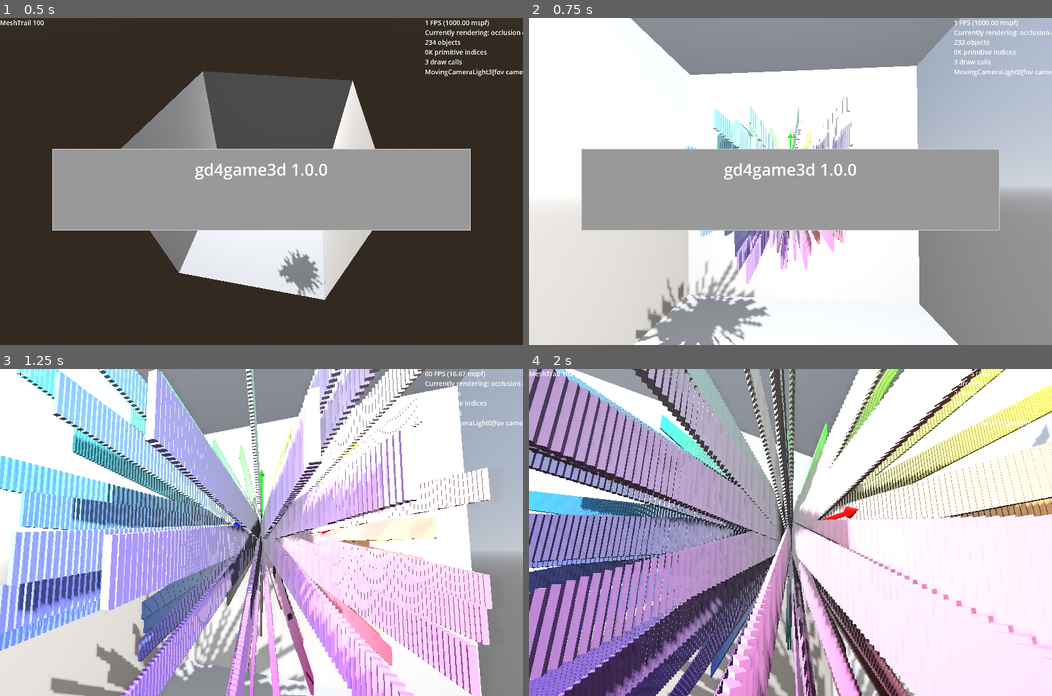
Above: before the commit, frames 1-4 (two rows, left to right).
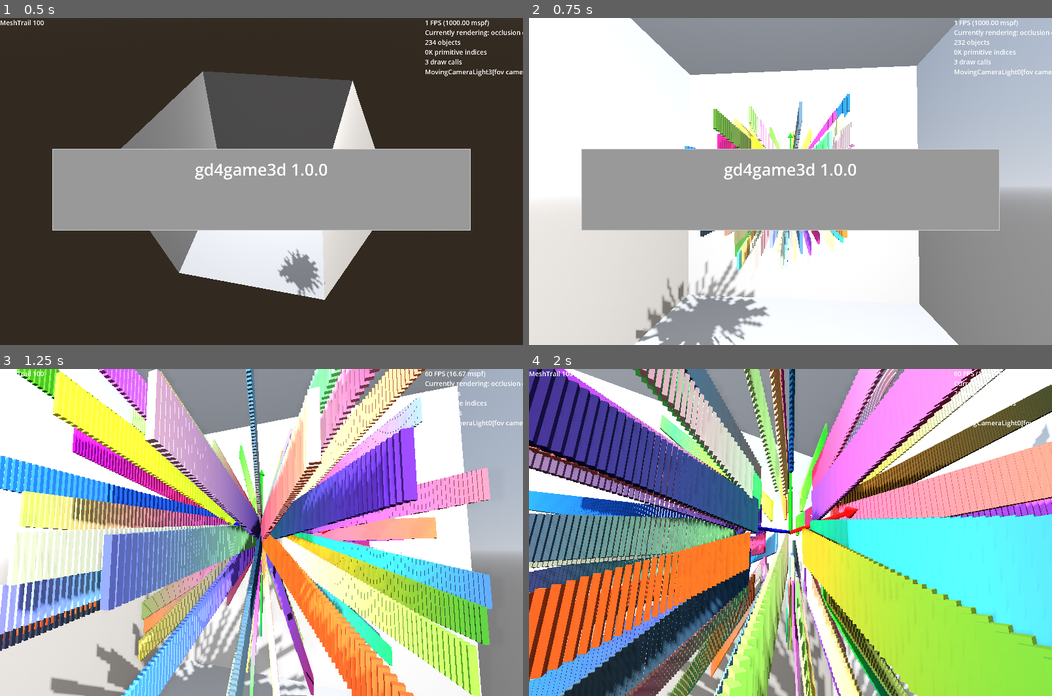
Above: after the commit, the same moments.

Repository: kasworld/gd4game3d
Game: Godot game, scene res://main.tscn
Two runs of this game, one before a commit and one after it. Both use one fixed random seed, a clock stepped at 60 frames per second and the inputs below.
Inputs (mouse positions are in pixels of both pictures, inside the frame that each line leads up to):
- Up to frame 1 (0.5 s): no input
- Up to frame 2 (0.75 s): tap Enter at 0.5 s; move the mouse to (905, 165) at 0.52 s; hold Right from 0.53 s (still down); tap Q at 0.6 s; click (905, 165) at 0.67 s
- Up to frame 3 (1.25 s): keep holding Right
- Up to frame 4 (2 s): move the mouse to (685, 548) at 1.27 s; release Right at 1.28 s; hold Down from 1.28 s (still down); tap E at 1.35 s

Frame 1 is identical in both runs. In frame 2, 3.1% of the frame differs, in the area x 29-63%, y 23-82%; in frame 3, 57%; in frame 4, 83%, in the area x 0-100%, y 0-100%.

Commit message:
code clean

Diff:
--- a/main.gd
+++ b/main.gd
@@ -94,8 +94,10 @@
 	var mesh := MeshTrail.NewMeshByType("I",radius)
 	for i in 100:
 		var ball :MeshTrail = meshtrail_scene.instantiate(
-			).set_ColorChange_ByPosition(b_box
-			).init_trail_with_alpha(mesh, randi_range(100,1000),  1.0 , Vector3.ZERO,
+			#).set_ColorChange_OnBounce(
+			).set_ColorChange_MeshGradient(
+			#).set_ColorChange_ByPosition(b_box
+			).init_trail_with_alpha(mesh, 100,  1.0 , Vector3.ZERO,
 			).set_speed(20,40)
 		$MeshTrailContainer.add_child(ball)
 
--- a/mesh_trail/mesh_trail.gd
+++ b/mesh_trail/mesh_trail.gd
@@ -66,15 +66,15 @@
 func set_ColorChange_ByPosition(c_aabb :AABB) -> MeshTrail:
 	color_change_mode = ColorChange.ByPosition
 	color_aabb = c_aabb
-	color_from = get_random_color_fn.call()
-	color_to = get_random_color_fn.call()
+	#color_from = get_random_color_fn.call()
+	#color_to = get_random_color_fn.call()
 	return self
 
 func set_ColorChange_ByPositionFn(fn :Callable) -> MeshTrail:
 	color_change_mode = ColorChange.ByPosition
 	get_color_ByPosition_fn = fn
-	color_from = get_random_color_fn.call()
-	color_to = get_random_color_fn.call()
+	#color_from = get_random_color_fn.call()
+	#color_to = get_random_color_fn.call()
 	return self
 
 var get_color_ByPosition_fn :Callable = get_color_ByPosition
